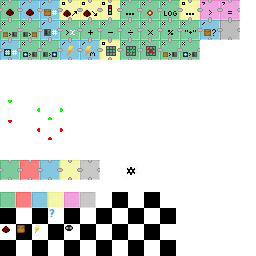
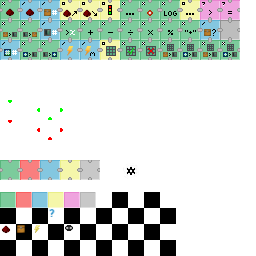
Two versions of the same layered image (256x256). Layer-by-layer changes:
painted on "icons.png" over [167, 40, 240, 60]
